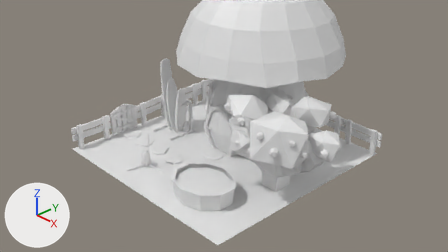
The Blender file public/models/Summer/summer.blend as it was, and as the next commit left it.
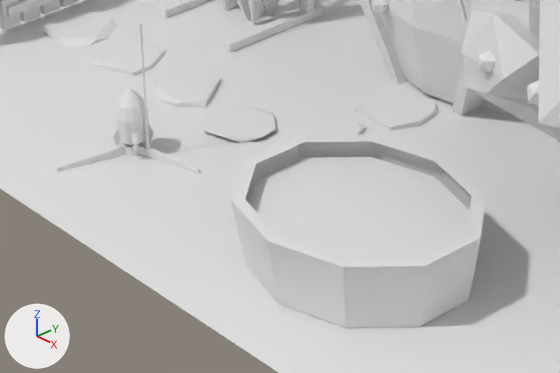
Each version appears first from the file's camera 'Camera', and next in a close-up on the part from 25% to 57% of the width and 50% to 88% of the height. Every picture has the same lights, and +X, +Y and +Z are marked at lower left.

The older version as bpy lines, for what is in view:
```python
me_cube_010 = bpy.data.meshes.new('Cube.010')
me_cube_010.from_pydata(...)  # 22 vertices, 13 faces; spans x -1.0..1.0, y -1.0..1.0, z 0.0..2.0
me_cylinder_002 = bpy.data.meshes.new('Cylinder.002')
me_cylinder_002.from_pydata(...)  # 34 vertices, 27 faces; spans x 0.0..0.87, y -0.86..0.0, z -1.26..1.36
me_cylinder_003 = bpy.data.meshes.new('Cylinder.003')
me_cylinder_003.from_pydata(...)  # 92 vertices, 106 faces; spans x -2.22..2.99, y -2.99..2.22, z 0.0..5.62
me_cylinder_007 = bpy.data.meshes.new('Cylinder.007')
me_cylinder_007.from_pydata(...)  # 40 vertices, 31 faces; spans x -0.95..0.95, y -1.0..1.0, z 0.02..2.0
ob_container = bpy.data.objects.new('container', me_cylinder_007)
ob_container.location = (0.868, -1.252, 0.0)
ob_container.scale = (0.598, 0.488, 0.163)
ob_cube = bpy.data.objects.new('Cube', me_cube_010)
ob_cube.location = (-1.294, -0.843, 0.0)
ob_cube.scale = (0.173, 0.173, 0.00964)
ob_stand = bpy.data.objects.new('stand', me_cylinder_003)
ob_stand.location = (-0.54, -1.37, 0.0)
ob_stand.scale = (0.12, 0.12, 0.12)
ob_sv = bpy.data.objects.new('SV', me_cylinder_002)
ob_sv.location = (-0.54, -1.37, 0.173)
ob_sv.rotation_euler = (0.0, 0.0, -0.508)  # degrees (0, 0, -29)
ob_sv.scale = (0.109, 0.109, 0.109)
_m = ob_sv.modifiers.new('Mirror', 'MIRROR')
_m.use_axis = (True, True, False)
_m.use_clip = True
# also in view: 'stem' at (0.0, 0.87, 0.85); 'rack' at (-1.27, -0.14, 0.33); 'Cube.007' at (-0.38, -0.86, 0.01); 'leaves.005' at (1.23, -0.76, 0.98); 'water' at (0.87, -1.25, 0.25)
```
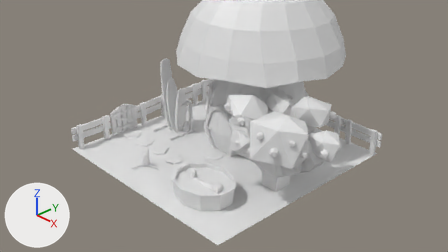
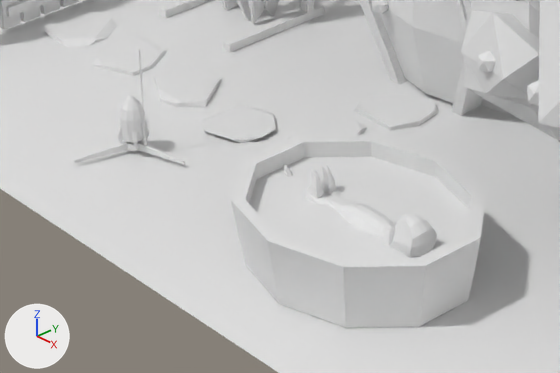
Boxes (x1, y1, x2, y2) around the edits, measured in the close-ups (560 x 373 px):
'Plane.001', added: after (284, 164, 437, 258)
'stand', moved, rescaled (22% narrower, 22% shorter): before (57, 24, 200, 173); after (74, 49, 185, 165)
'SV', moved, rescaled (23% narrower, 17% shorter): before (112, 89, 154, 153); after (117, 95, 149, 148)
part 1 of me_cylinder_007, added: after (245, 141, 472, 209)

The change, as a list of edits to the scene's bpy script:
```text
Change me_cylinder_007:
    used by ob_container; location = (0.868, -1.252, 0.0); scale = (0.598, 0.488, 0.163)
    remove me_cylinder_007.from_pydata(...)  # 40 vertices, 31 faces; spans x -0.95..0.95, y -1.0..1.0, z 0.02..2.0
    add me_cylinder_007.from_pydata(...)  # 50 vertices, 40 faces; spans x -0.95..0.95, y -1.0..1.0, z 0.02..2.0
    me_cylinder_007 part 1: 10 vertices added at x -0.85..0.85, y -0.89..0.89, z 1.48..1.51
Add me_plane_001:
    me_plane_001.from_pydata(...)  # 182 vertices, 159 faces; spans x -1.12..0.83, y -0.23..0.48, z 0.0..0.19
Change ob_sv:
    ob_sv.location: (-0.54, -1.37, 0.173) -> (-0.54, -1.37, 0.154)
    ob_sv.scale: (0.109, 0.109, 0.109) -> (0.0844, 0.0844, 0.0844)
Change ob_stand:
    ob_stand.location: (-0.54, -1.37, 0.0) -> (-0.54, -1.37, 0.019)
    ob_stand.scale: (0.12, 0.12, 0.12) -> (0.0928, 0.0928, 0.0928)
Add ob_plane_001:
    ob_plane_001 = bpy.data.objects.new('Plane.001', me_plane_001)
    ob_plane_001.location = (0.913, -1.261, 0.168)
    ob_plane_001.rotation_euler = (1.571, 0.0, 0.0)  # degrees (90, 0, 0)
    ob_plane_001.scale = (0.458, 0.458, 0.458)
    _m = ob_plane_001.modifiers.new('Mirror', 'MIRROR')
    _m.use_axis = (False, False, True)
    _m.use_clip = True
    _m.merge_threshold = 0.01
```
